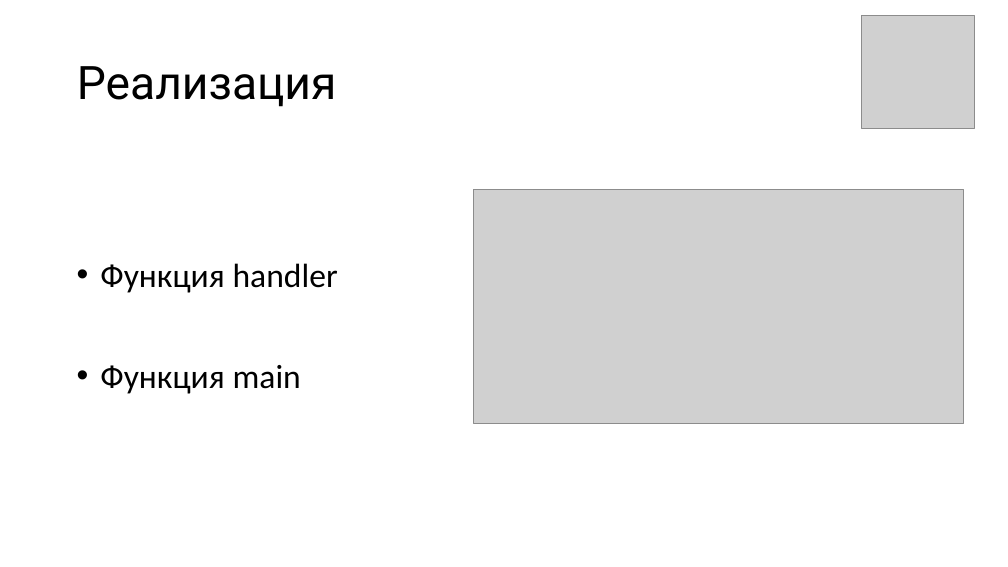
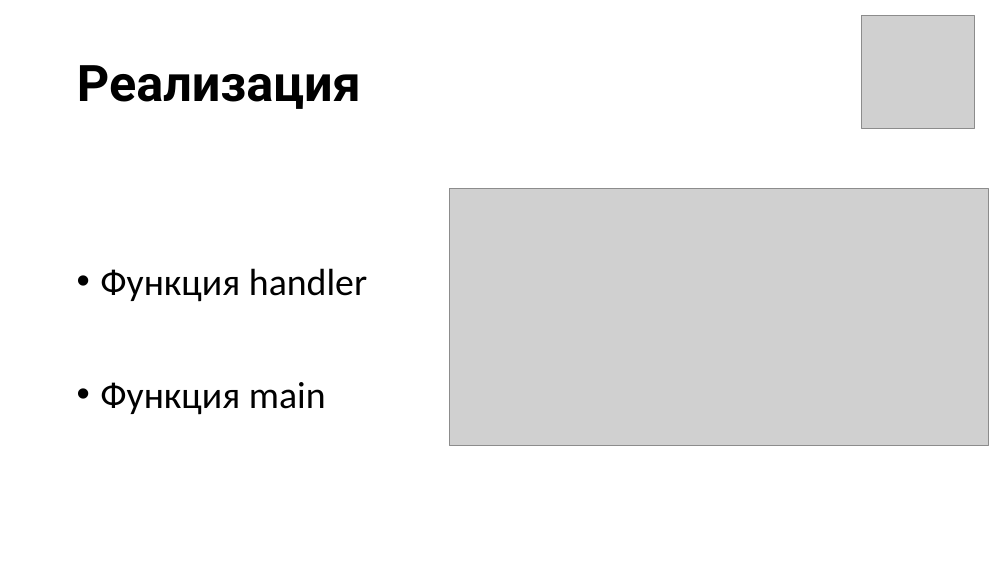
Before and after one commit to alexeyumatov/alice-skill, a slide deck: slide 3 of Визуальная новелла.pptx. Drawn at 1008x567 pixels with LibreOffice and Linux fonts; fonts in the diff are those of the drawing; grey boxes stand for pictures. Boxes give left, top, right and bottom in pixels: in the first picture for what was removed or moved away, otherwise in the second. Text is boxed around its words. In the diff, an @@ line names an element or a change of style, - is before the commit and + after.

```diff
--- a/Визуальная новелла.pptx
+++ b/Визуальная новелла.pptx
@@ title "Реализация" at (77,65,361,109): size 44 to 48 pt, bold on @@
@@ text "Функция handler" at (100,268,367,415): size 32 to 36 pt @@
@@ picture: place and size @@
-picture at (474,190,964,423)
+picture at (449,189,988,446)
```
Also in this commit, not shown: 1 other slide changed, 2 slides added.
